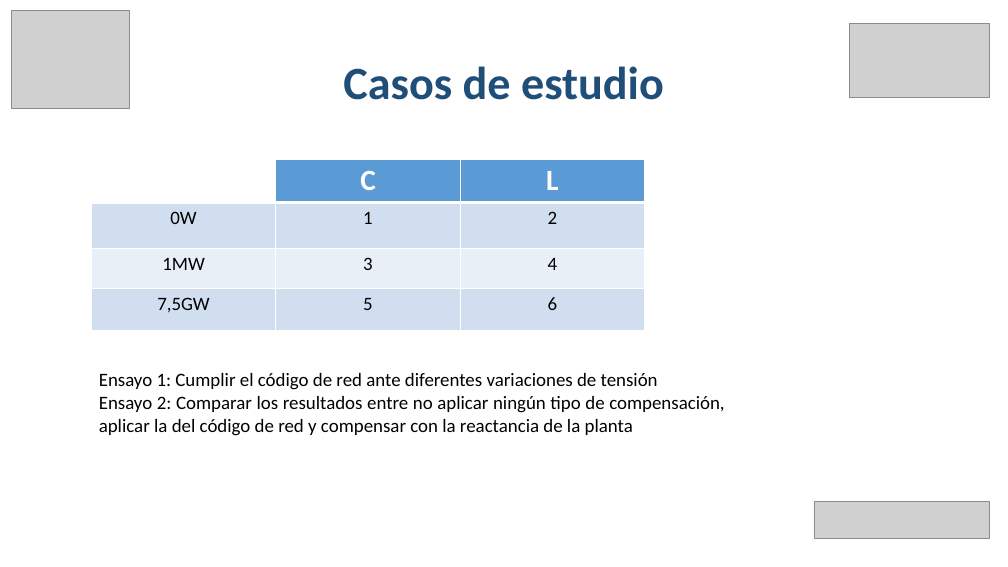
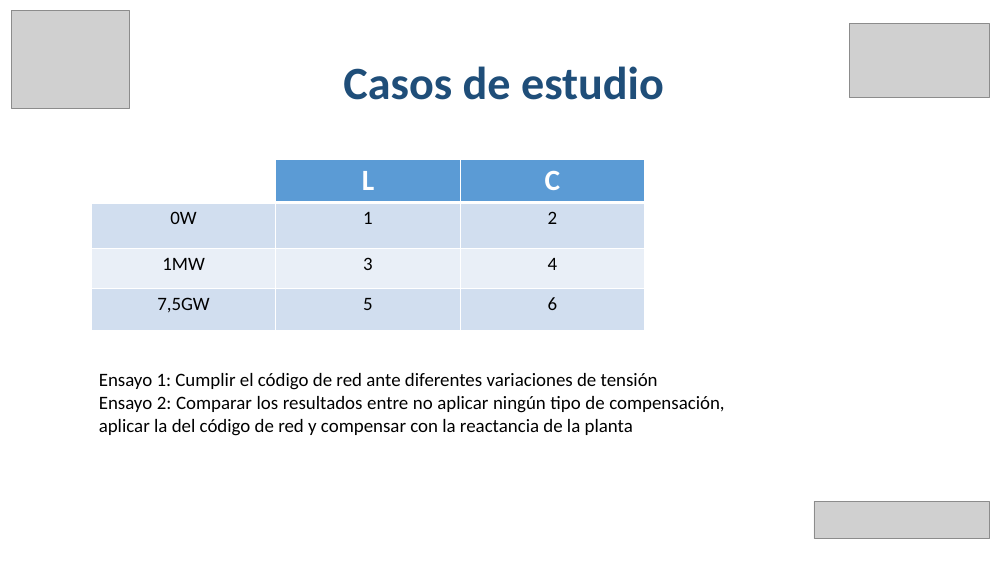
Before and after one commit to EmilioLdelaFuente/tfg, a slide deck: slide 16 of tfgPP.pptx. Drawn at 1008x567 pixels with LibreOffice and Linux fonts; fonts in the diff are those of the drawing; grey boxes stand for pictures. Boxes give left, top, right and bottom in pixels: in the first picture for what was removed or moved away, otherwise in the second. Text is boxed around its words. In the diff, an @@ line names an element or a change of style, - is before the commit and + after.

```diff
--- a/tfgPP.pptx
+++ b/tfgPP.pptx
@@ table at (91, 159, 645, 330) @@
-row 1, column 2: C
+row 1, column 2: L
-row 1, column 3: L
+row 1, column 3: C
```
Also in this commit, not shown: 6 other slides changed, 2 slides added.
